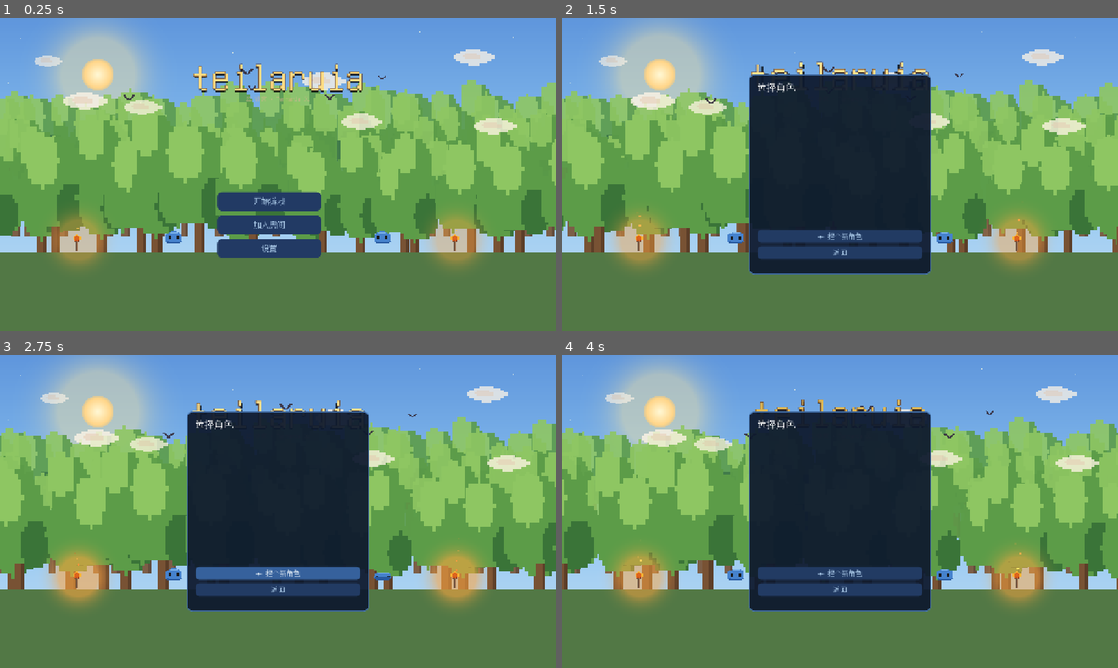
Above: before the commit, frames 1-4 (two rows, left to right).
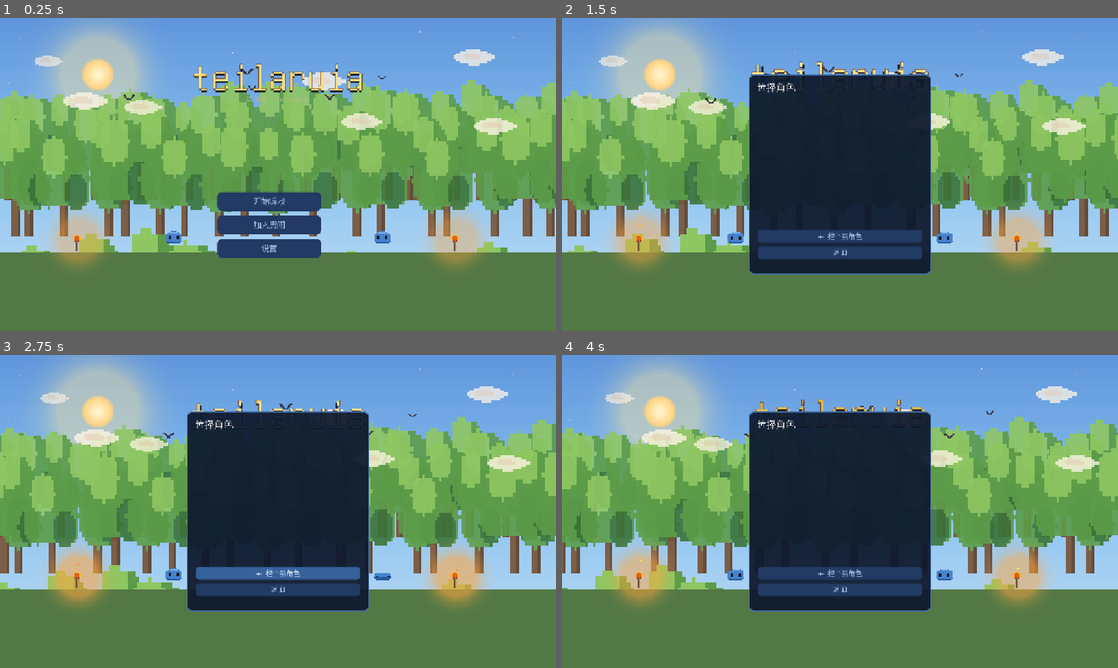
Above: after the commit, the same moments.

Repository: Nornttyy/tielaruia
Game: Godot game, scene res://scenes/main.tscn
Two runs of this game, one before a commit and one after it. Both use one fixed random seed, a clock stepped at 60 frames per second and the inputs below.
Inputs (mouse positions are in pixels of both pictures, inside the frame that each line leads up to):
- Up to frame 1 (0.25 s): no input
- Up to frame 2 (1.5 s): click "开始游戏" at 0.5 s; tap Enter at 1.25 s; move the mouse to (962, 158) at 1.27 s; hold D (move_right) from 1.28 s (still down); tap E (interact) at 1.35 s; click (962, 158) at 1.42 s
- Up to frame 3 (2.75 s): tap Space (jump) at 1.52, 1.82 s; release D (move_right) at 2 s; drag from (166, 527) to (250, 574) at 2.02 s
- Up to frame 4 (4 s): move the mouse to (895, 442) at 2.77 s; hold D (move_right) 2.78-3.5 s; hold Right mouse button (secondary) 2.78-3.5 s; drag from (812, 574) to (673, 464) at 3.52 s

The runs differ from the first frame. In frame 1, 19% of the frame differs, in the area x 0-100%, y 31-75%; in frame 2, 15%; in frame 3, 15%; in frame 4, 14%.

Commit message:
tweak(menu): 前(近)树往下沉 ground_ratio 0.80→1.18 — 只露下半截, 不盖按钮/标题
Co-Authored-By: Claude Opus 4.8 (1M context) <noreply@anthropic.com>

Diff:
--- a/scripts/ui/main_menu.gd
+++ b/scripts/ui/main_menu.gd
@@ -213,8 +213,9 @@
 			randf_range(5.5, 7.0), randf_range(TREE_FAR_SPEED.x, TREE_FAR_SPEED.y), 0.9, 0.70)
 	for i in TREE_NEAR_COUNT:
 		var nx: float = (float(i) + randf()) / float(TREE_NEAR_COUNT) * (VIEWPORT_SIZE.x + 240.0) - 120.0
+		# ground_ratio 1.18: 近树往下沉很多 (树底在屏幕下方外), 只露下半截 → 不盖住中间按钮/顶部标题
 		_add_tree(t0 if i % 2 == 0 else t1, nx,
-			randf_range(6.5, 8.5), randf_range(TREE_NEAR_SPEED.x, TREE_NEAR_SPEED.y), 1.0, 0.80)
+			randf_range(6.5, 8.5), randf_range(TREE_NEAR_SPEED.x, TREE_NEAR_SPEED.y), 1.0, 1.18)
 
 
 # 加一棵树. ground_ratio: 树底 y 比例 (远树略高=更远); alpha: 远树淡显雾感.
